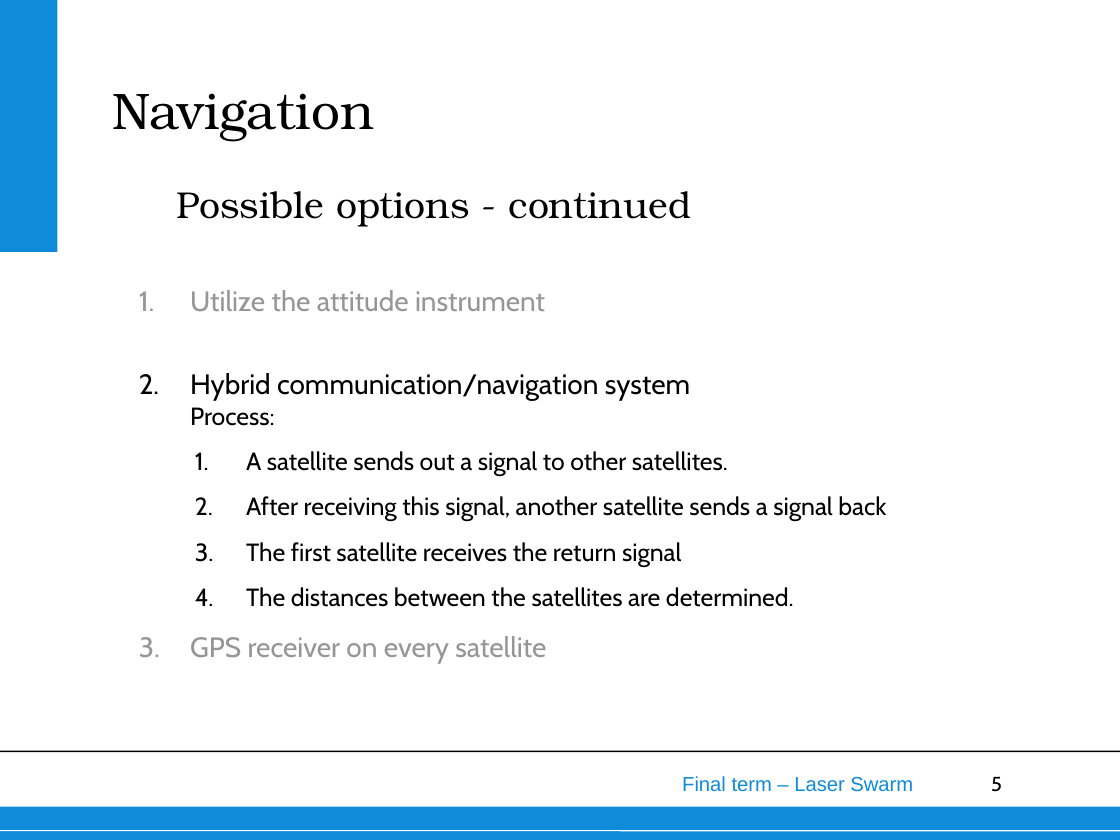
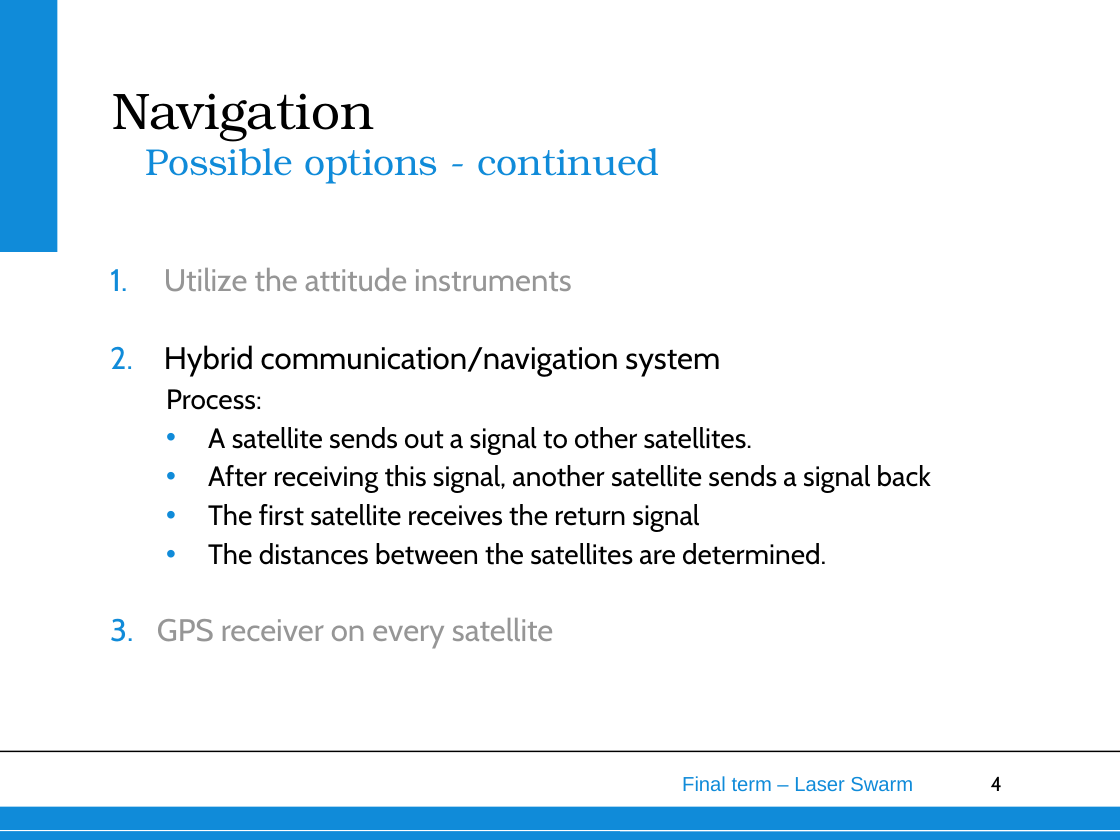
Before and after one commit to thewisenerd/laser-swarm, a slide deck: slide 4 of finalPresentation/subsections/Navigation.ppt (slide 5 before the commit). Drawn at 1120x840 pixels with LibreOffice and Linux fonts; fonts in the diff are those of the drawing; background and template pictures are left out. Boxes give left, top, right and bottom in pixels: in the first picture for what was removed or moved away, otherwise in the second. Text is boxed around its words. In the diff, an @@ line names an element or a change of style, - is before the commit and + after.

```diff
--- a/finalPresentation/subsections/Navigation.ppt
+++ b/finalPresentation/subsections/Navigation.ppt
@@ text "Possible options - continued": place and size @@
-text "Possible options - continued" at bbox=[177, 191, 692, 227]
+text "Possible options - continued" at bbox=[145, 140, 660, 184]
@@ text "Possible options - continued" at bbox=[145, 140, 660, 184]: text colour #000000 to #108BD9; indent changed; more space between paragraphs; vertical alignment bottom to top @@
@@ text "Utilize the attitude instruments": place and size @@
-text "Utilize the attitude instruments" at bbox=[190, 290, 886, 663]
+text "Utilize the attitude instruments" at bbox=[157, 268, 931, 649]
@@ text at bbox=[164, 268, 720, 410]: text changed; size 18 to 20 pt @@
-1. Utilize the attitude instrument
-2. Hybrid communication/navigation system
-   Process:
+1. Utilize the attitude instruments
+2. Hybrid communication/navigation system
+  Process:
@@ text at bbox=[157, 427, 931, 649]: size 16 to 18 pt in "A satellite sends out a signal to ...", "After receiving this signal, another satellite sends ...", "The first satellite receives the return signal", "The distances between the satellites are determined."; size 18 to 20 pt in "GPS receiver on every satellite"; bullet 1. to •; line spacing 1 to 25pt; less space between paragraphs; bullet colour #000000 to #108BD9; indent changed; bullet colour #969696 to #108BD9 @@
@@ page number at bbox=[991, 777, 1002, 791]: text changed @@
-5
+4
```
Also in this commit, not shown: 9 other slides changed, 1 slide removed.
